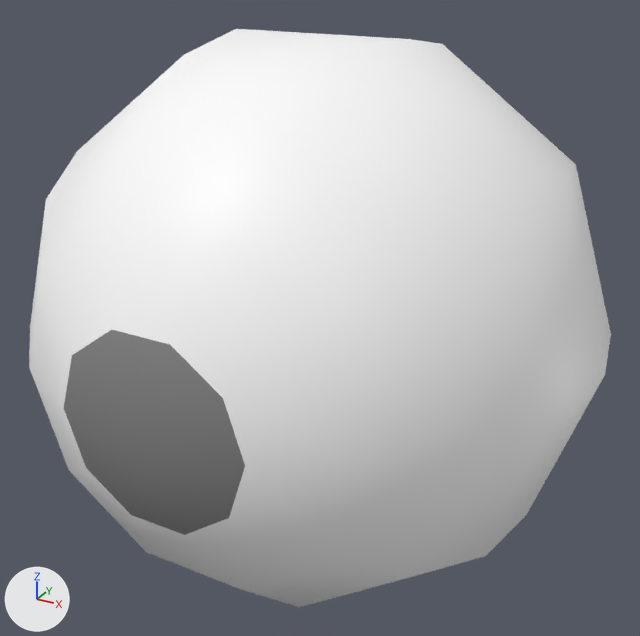
Renders of the FBX model Assets/Common/Models/eyeball.fbx from each side of a commit.
Both versions are drawn from a camera (50 mm lens) standing at (0.01243, -0.02254, 0.01109) and looking at (0.00006, -0.00005, -0.00016). The axes (+X, +Y, +Z) are drawn at lower left. The lights are the same throughout. Where no turn or scale is listed for an object, it has been applied to the vertices.

Objects in the first picture: 'eyeball'.
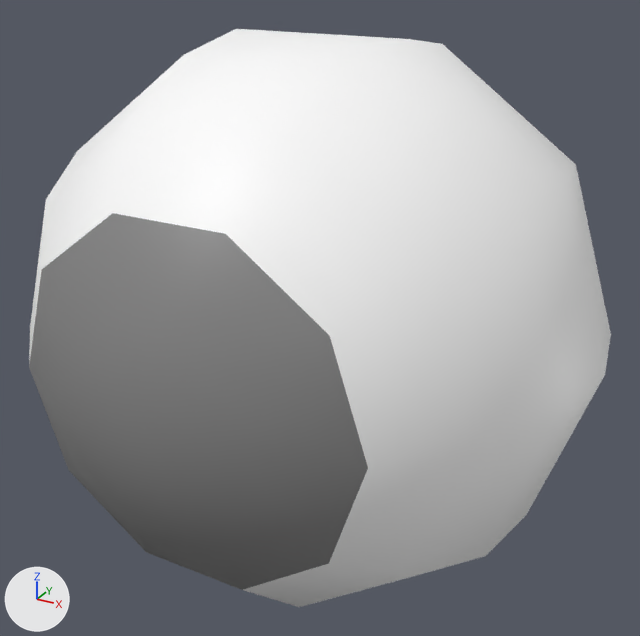
Commit message: fixed eyeball

Where the change shows, as pixel boxes [x1, y1, x2, y2] in the pictures (640 x 636 px):
part 1 of me_mesh, recoloured (white to grey): [29, 213, 368, 590] in both

The change, as a list of edits to the scene's bpy script:
```text
Change me_mesh:
    where me_mesh.from_pydata(...)  # 92 vertices, 100 faces; spans x -0.0089..0.0089, y -0.0089..0.0089, z -0.0084..0.0084
    used by ob_eyeball; location = (0.0, 0.0, 0.0)
    me_mesh part 1: all 10 faces centred in x -0.0036..0.0036, y -0.0078, z -0.0038..0.0038 switch from mat_fishwhite (white #ffffff) to mat_fishblack (grey #858585)
```
